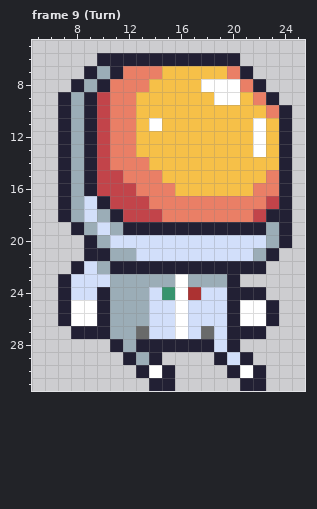
Two states of a pixel-art file, Terra.gmx/GFX/player.aseprite. The picture above is the old version.
32x32 pixels, 12 frames. Shown: frame 9 (Turn): x 5..25, y 5..31.
Now the later version:
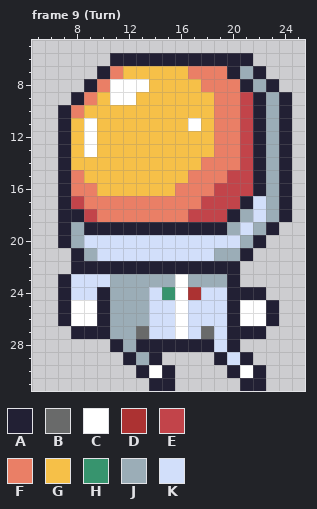
Palette (. is transparent): A #222034  B #696a6a  C #ffffff  D #ac3232  E #c2444a  F #ea7f66  G #f6c048  H #37946e  J #9badb7  K #d2dffa
The edit:
--- frame 9 (Turn)
@@ x 5..25 @@
  5 .....................
- 6 .....AAAAAAAAAAA.....
- 7 ....AJAFFFGGGGGFA....
- 8 ...AJAFFFGGGGCCCFA...
- 9 ..AJAEFFGGGGGGCCGFA..
-10 ..AJAEFFGGGGGGGGGGFA.
-11 ..AJAEFFGCGGGGGGGCGA.
-12 ..AJAEFFGGGGGGGGGCGA.
-13 ..AJAEFFGGGGGGGGGCGA.
-14 ..AJAEFFFGGGGGGGGGGA.
-15 ..AJAEEFFFGGGGGGGGFA.
-16 ..AJAEEEFFFGGGGGGFFA.
-17 ..AJKAEEEFFFFFFFFFEA.
-18 ..AJKJAEEEFFFFFFFEAA.
-19 ...AJKJAAAAAAAAAAAJA.
-20 ....AJKKKKKKKKKKKKJA.
-21 ....AAJJKKKKKKKKKJA..
-22 ...AKJAAAAAAAAAAAA...
+ 6 ......AAAAAAAAAAA....
+ 7 .....AFGGGGGFFFAJA...
+ 8 ....AFCCCGGGGFFFAJA..
+ 9 ...AFGCCGGGGGGFFEAJA.
+10 ..AFGGGGGGGGGGFFEAJA.
+11 ..AGCGGGGGGGCGFFEAJA.
+12 ..AGCGGGGGGGGGFFEAJA.
+13 ..AGCGGGGGGGGGFFEAJA.
+14 ..AGGGGGGGGGGFFFEAJA.
+15 ..AFGGGGGGGGFFFEEAJA.
+16 ..AFFGGGGGGFFFEEEAJA.
+17 ..AEFFFFFFFFFEEEAKJA.
+18 ..AAEFFFFFFFEEEAJKJA.
+19 ..AJAAAAAAAAAAAJKJA..
+20 ..AJKKKKKKKKKKKKJA...
+21 ...AJKKKKKKKKKJJA....
+22 ...AAAAAAAAAAAAA.....
 23 ..AKKKJJJJJCJJJA.....
